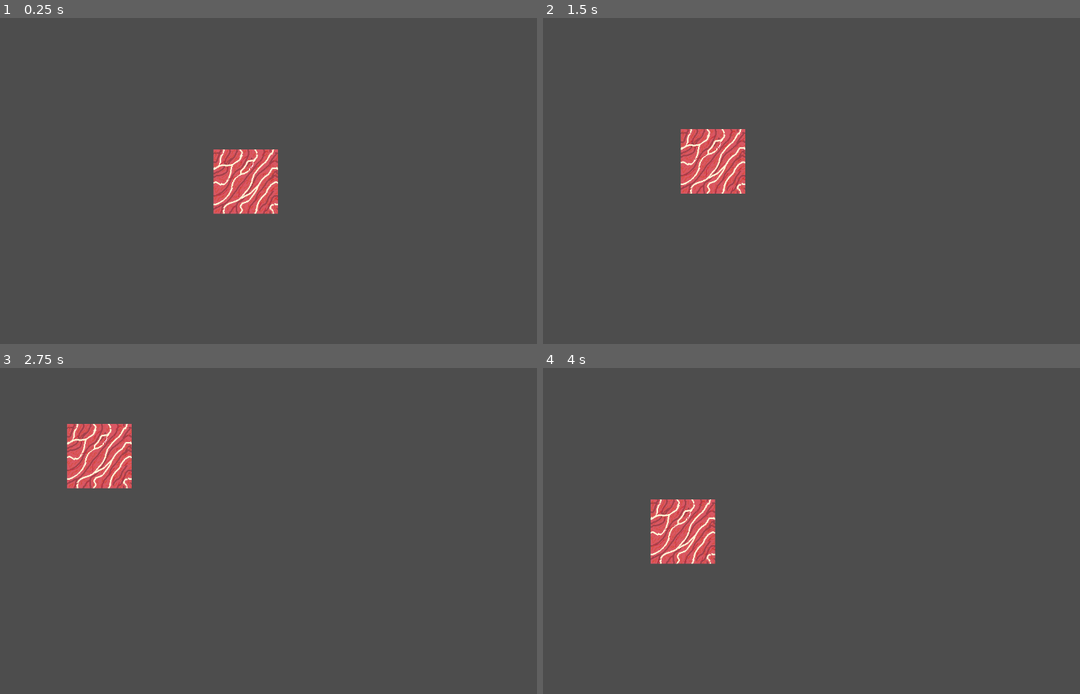
Above: before the commit, frames 1-4 (two rows, left to right).
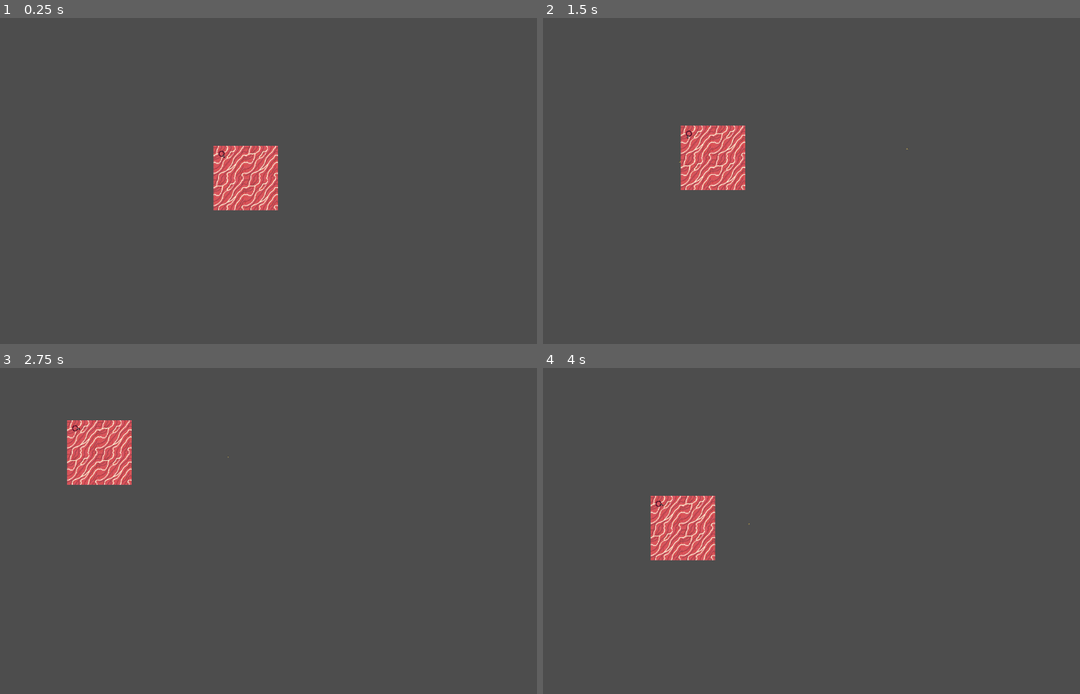
Above: after the commit, the same moments.

Repository: PhilipSBeck/Ludum-Dare-56
Game: Godot game, scene res://Levels/main.tscn
Same seed, same stepped clock (60 frames per second), same inputs: the game is played once before the commit and once after it.
Inputs (mouse positions are in pixels of both pictures, inside the frame that each line leads up to):
- Up to frame 1 (0.25 s): no input
- Up to frame 2 (1.5 s): tap Enter at 0.5 s; move the mouse to (918, 164) at 0.52 s; hold Right (ui_right) 0.53-1.28 s; click (918, 164) at 0.6 s; move the mouse to (671, 197) at 1.27 s; hold Down (ui_down) from 1.28 s (still down); click (671, 197) at 1.35 s
- Up to frame 3 (2.75 s): move the mouse to (306, 459) at 2.02 s; release Down (ui_down) at 2.03 s; hold Right (ui_right) from 2.03 s (still down); click (306, 459) at 2.1 s
- Up to frame 4 (4 s): move the mouse to (757, 596) at 2.77 s; release Right (ui_right) at 2.78 s; hold Up (ui_up) 2.78-3.53 s; click (757, 596) at 2.85 s; move the mouse to (961, 579) at 3.52 s; hold Left (ui_left) from 3.53 s (still down); click (961, 579) at 3.6 s

The runs differ from the first frame. In frame 1, 1.7% of the frame differs, in the area x 39-52%, y 39-61%; in frame 2, 1.7%; in frame 3, 1.7%; in frame 4, 1.7%, in the area x 20-39%, y 39-61%.

Commit message:
add turret with projectile potatos

Diff:
--- a/Levels/main.tscn
+++ b/Levels/main.tscn
@@ -1,7 +1,8 @@
-[gd_scene load_steps=3 format=3 uid="uid://d4hjcmvwxni5t"]
+[gd_scene load_steps=4 format=3 uid="uid://bxjfd18sjnl6"]
 
 [ext_resource type="Script" path="res://Scripts/Core/camera_2d.gd" id="1_qvoxn"]
 [ext_resource type="Texture2D" uid="uid://qs20w4uo3gw" path="res://Art/Map/Floor/MeatTile2.png" id="2_0rqa0"]
+[ext_resource type="PackedScene" uid="uid://cb4udp41rudyd" path="res://Unit/Turret.tscn" id="3_i0156"]
 
 [node name="Main" type="Node"]
 
@@ -9,6 +10,28 @@
 position = Vector2(577, 326)
 script = ExtResource("1_qvoxn")
 
-[node name="MeatTile2" type="Sprite2D" parent="."]
-position = Vector2(576, 327)
+[node name="Castle" type="Node2D" parent="."]
+
+[node name="CastleMeat" type="Sprite2D" parent="Castle"]
+position = Vector2(544, 288)
+scale = Vector2(0.5, 0.5)
 texture = ExtResource("2_0rqa0")
+
+[node name="CastleMeat2" type="Sprite2D" parent="Castle"]
+position = Vector2(608, 288)
+scale = Vector2(0.5, 0.5)
+texture = ExtResource("2_0rqa0")
+
+[node name="CastleMeat3" type="Sprite2D" parent="Castle"]
+position = Vector2(544, 352)
+scale = Vector2(0.5, 0.5)
+texture = ExtResource("2_0rqa0")
+
+[node name="CastleMeat4" type="Sprite2D" parent="Castle"]
+position = Vector2(608, 352)
+scale = Vector2(0.5, 0.5)
+texture = ExtResource("2_0rqa0")
+
+[node name="Turrets" type="Node2D" parent="."]
+
+[node name="Turret" parent="Turrets" instance=ExtResource("3_i0156")]
--- /dev/null
+++ b/Scripts/Units/Projectiles/potato.gd
@@ -0,0 +1,10 @@
+extends Node2D
+
+var velocity = Vector2.ZERO
+@export var speed = 500.0
+
+func _process(delta):
+	position += velocity * delta
+
+	if position.x < -1000 or position.x > get_viewport_rect().size.x or position.y < -1000 or position.y > get_viewport_rect().size.y:
+		queue_free()
--- /dev/null
+++ b/Scripts/Units/Turrets/turret.gd
@@ -0,0 +1,26 @@
+extends Node2D
+
+@export var potato_scene: PackedScene
+@export var fire_rate: float = 0.1
+@export var projectile_speed: float = 500.0
+
+var last_shot_time: float = 0.0
+
+func _process(delta: float):
+	last_shot_time += delta
+
+	if Input.is_action_just_pressed("ui_click") and last_shot_time >= fire_rate:
+		shoot_potato()
+		last_shot_time = 0.0
+
+func shoot_potato():
+	var potato = potato_scene.instantiate()
+	add_child(potato)
+
+
+	potato.position = Vector2(0, 0)
+
+	var mouse_position = get_global_mouse_position()
+	var direction = (mouse_position - $".".position).normalized()
+	potato.velocity = direction * projectile_speed
+	potato.rotation = direction.angle()
--- /dev/null
+++ b/Scripts/Units/Turrets/turret_sprite.gd
@@ -0,0 +1,9 @@
+extends AnimatedSprite2D
+
+func _process(delta):
+	var mouse_pos = get_global_mouse_position()
+
+	var direction = mouse_pos - global_position
+	var angle_to_mouse = direction.angle() + PI / 2
+
+	rotation = angle_to_mouse
--- a/Unit/Enemy.tscn
+++ b/Unit/Enemy.tscn
@@ -29,19 +29,21 @@
 size = Vector2(121, 100)
 
 [node name="Enemy" type="RigidBody2D"]
-position = Vector2(0, -25)
+position = Vector2(75, 63)
 collision_mask = 0
 gravity_scale = 0.0
 script = ExtResource("1_l1aak")
 metadata/_edit_group_ = true
 
 [node name="AnimatedSprite2D" type="AnimatedSprite2D" parent="."]
+scale = Vector2(0.3, 0.3)
 sprite_frames = SubResource("SpriteFrames_fpjwx")
 animation = &"walk"
 frame_progress = 0.273819
 
 [node name="CollisionShape2D" type="CollisionShape2D" parent="."]
 position = Vector2(0.5, 14)
+scale = Vector2(0.3, 0.3)
 shape = SubResource("RectangleShape2D_m02ui")
 
 [node name="VisibleOnScreenNotifier2D" type="VisibleOnScreenNotifier2D" parent="."]
--- /dev/null
+++ b/Unit/Potato.tscn
@@ -0,0 +1,11 @@
+[gd_scene load_steps=3 format=3 uid="uid://cbuunucqe7au2"]
+
+[ext_resource type="Texture2D" uid="uid://dfvyfhr5dj8f7" path="res://Art/Units/Projectiles/potato.png" id="1_acygx"]
+[ext_resource type="Script" path="res://Scripts/Units/Projectiles/potato.gd" id="2_fv1r4"]
+
+[node name="Potato" type="Node2D"]
+script = ExtResource("2_fv1r4")
+
+[node name="PotatoSprite" type="Sprite2D" parent="."]
+scale = Vector2(0.05, 0.05)
+texture = ExtResource("1_acygx")
--- /dev/null
+++ b/Unit/Turret.tscn
@@ -0,0 +1,39 @@
+[gd_scene load_steps=8 format=3 uid="uid://cb4udp41rudyd"]
+
+[ext_resource type="Script" path="res://Scripts/Units/Turrets/turret.gd" id="1_gghhn"]
+[ext_resource type="PackedScene" uid="uid://cbuunucqe7au2" path="res://Unit/Potato.tscn" id="2_4r1ix"]
+[ext_resource type="Texture2D" uid="uid://c4pict7glk3hc" path="res://Art/Units/Turrets/Turret1-Sheet.png" id="3_3kdcj"]
+[ext_resource type="Script" path="res://Scripts/Units/Turrets/turret_sprite.gd" id="4_kynfe"]
+
+[sub_resource type="AtlasTexture" id="AtlasTexture_8qtn7"]
+atlas = ExtResource("3_3kdcj")
+region = Rect2(0, 0, 128, 128)
+
+[sub_resource type="AtlasTexture" id="AtlasTexture_1gp8c"]
+atlas = ExtResource("3_3kdcj")
+region = Rect2(128, 0, 128, 128)
+
+[sub_resource type="SpriteFrames" id="SpriteFrames_cdi07"]
+animations = [{
+"frames": [{
+"duration": 1.0,
+"texture": SubResource("AtlasTexture_8qtn7")
+}, {
+"duration": 1.0,
+"texture": SubResource("AtlasTexture_1gp8c")
+}],
+"loop": true,
+"name": &"default",
+"speed": 2.0
+}]
+
+[node name="Turret" type="Node2D"]
+position = Vector2(528, 272)
+script = ExtResource("1_gghhn")
+potato_scene = ExtResource("2_4r1ix")
+
+[node name="TurretSprite" type="AnimatedSprite2D" parent="."]
+position = Vector2(-1.43051e-06, -1.43051e-06)
+scale = Vector2(0.15625, 0.152344)
+sprite_frames = SubResource("SpriteFrames_cdi07")
+script = ExtResource("4_kynfe")
--- a/project.godot
+++ b/project.godot
@@ -53,6 +53,11 @@
 , Object(InputEventKey,"resource_local_to_scene":false,"resource_name":"","device":0,"window_id":0,"alt_pressed":false,"shift_pressed":false,"ctrl_pressed":false,"meta_pressed":false,"pressed":false,"keycode":0,"physical_keycode":83,"key_label":0,"unicode":0,"location":0,"echo":false,"script":null)
 ]
 }
+ui_click={
+"deadzone": 0.5,
+"events": [Object(InputEventMouseButton,"resource_local_to_scene":false,"resource_name":"","device":-1,"window_id":0,"alt_pressed":false,"shift_pressed":false,"ctrl_pressed":false,"meta_pressed":false,"button_mask":0,"position":Vector2(0, 0),"global_position":Vector2(0, 0),"factor":1.0,"button_index":1,"canceled":false,"pressed":false,"double_click":false,"script":null)
+]
+}
 
 [rendering]
 
Binary file added: Art/Units/Projectiles/potato.png
Not shown, added: Art/Units/Projectiles/potato.png.import
Binary file added: Art/Units/Turrets/Turret1-Sheet.png
Not shown, added: Art/Units/Turrets/Turret1-Sheet.png.import
